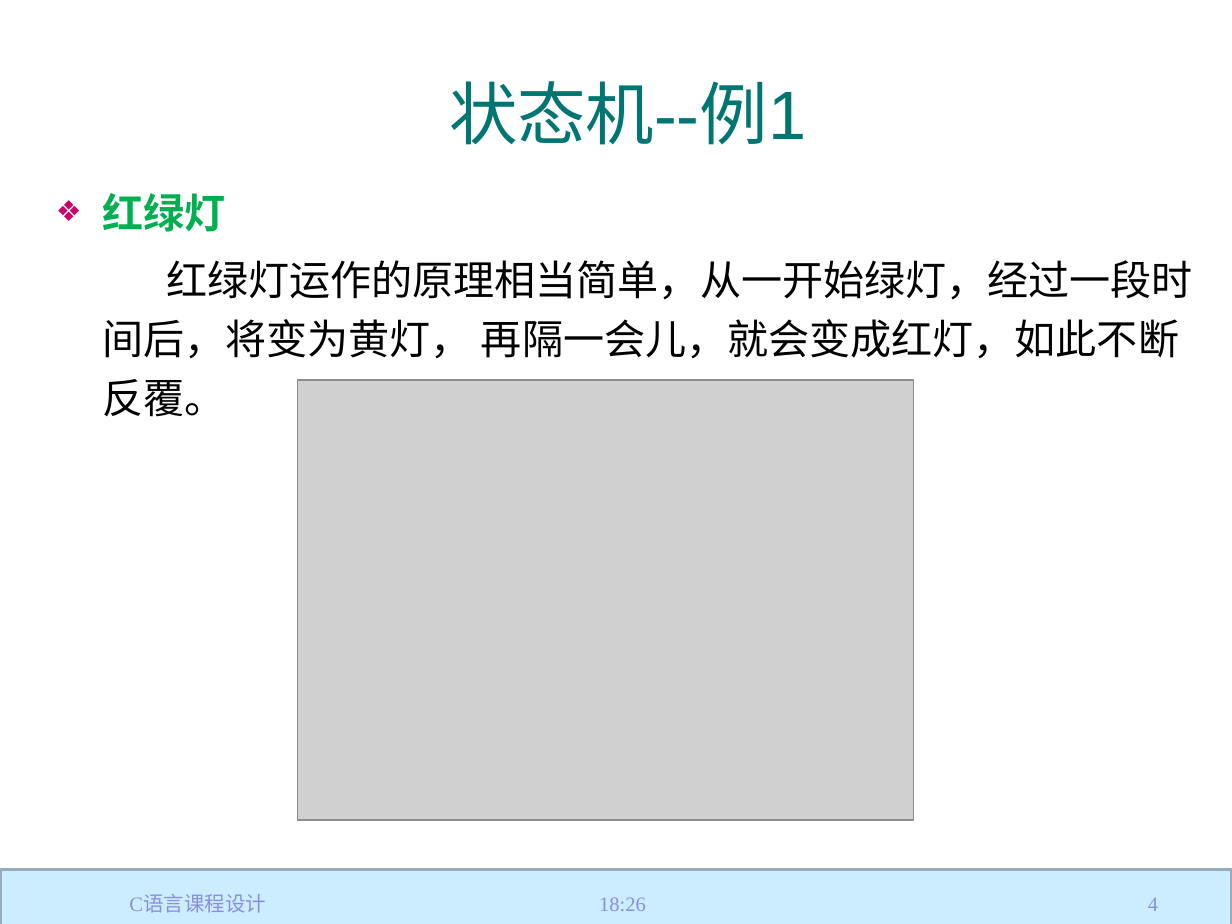
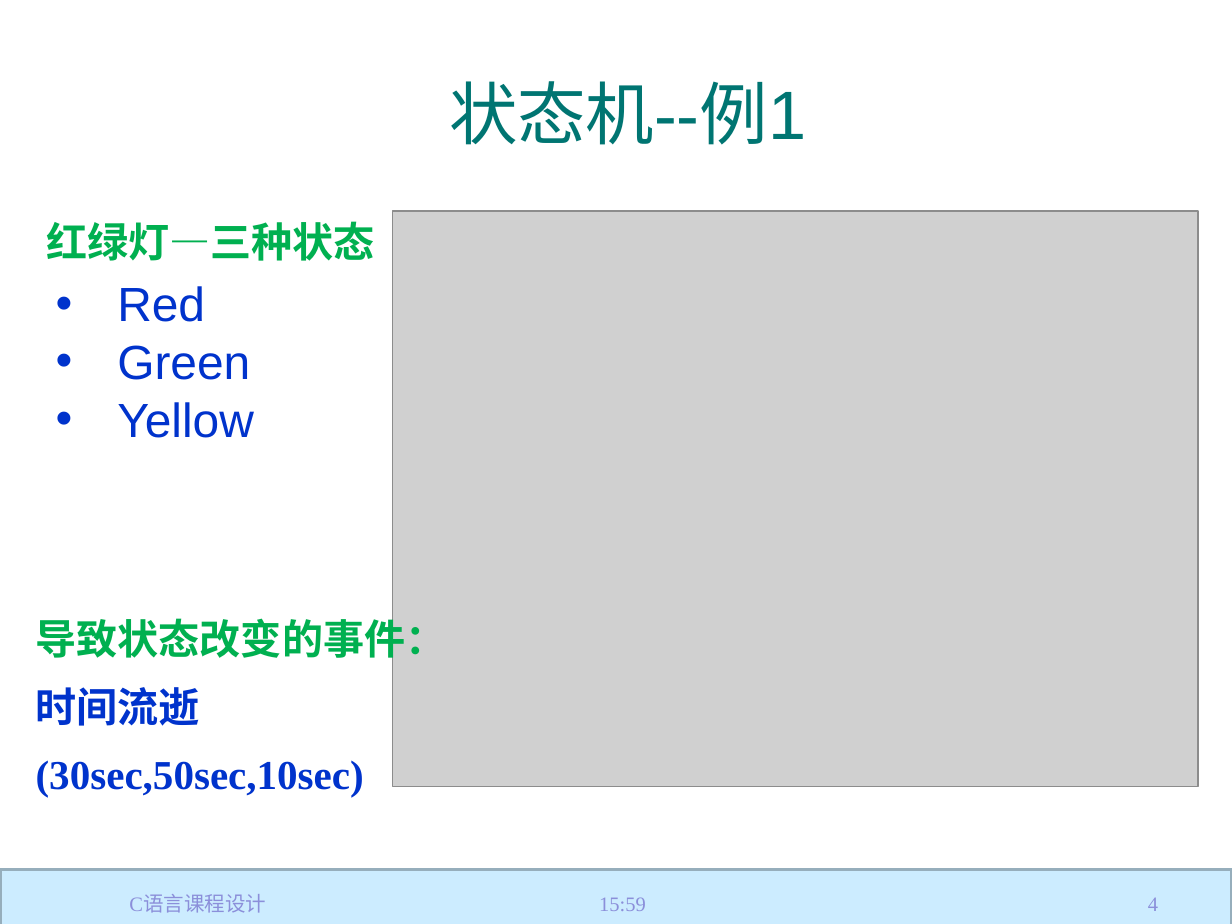
Before and after one commit to jtrfid/C-Repositories, a slide deck: slide 4 of 2017/C语言课程设计/C语言课程设计.pptx. Drawn at 1232x924 pixels with LibreOffice and Linux fonts; fonts in the diff are those of the drawing; grey boxes stand for pictures; background and template pictures are left out. Boxes give left, top, right and bottom in pixels: in the first picture for what was removed or moved away, otherwise in the second. Text is boxed around its words. In the diff, an @@ line names an element or a change of style, - is before the commit and + after.

```diff
--- a/2017/C语言课程设计/C语言课程设计.pptx
+++ b/2017/C语言课程设计/C语言课程设计.pptx
@@ text at (46, 221, 375, 261): text changed; text colour #000000 to #00B050; bold on @@
-❖ 红绿灯
-红绿灯运作的原理相当简单，从一开始绿灯，经过一段时间后，将变为黄灯， 再隔一会儿，就会变成红灯，如此不断反覆。
+红绿灯—三种状态
@@ picture: place and size @@
-picture at (298, 379, 914, 819)
+picture at (393, 211, 1199, 786)
@@ text added at (117, 286, 254, 438), 28 pt, text #0033CC @@
+• Red
+• Green
+• Yellow
@@ text added at (36, 612, 447, 797), 24 pt, text #0033CC, bold @@
+导致状态改变的事件：
+时间流逝
+(30sec,50sec,10sec)
@@ text at (599, 897, 646, 911): text changed @@
-18:26
+15:59
```
Also in this commit, not shown: 53 other slides changed, 3 slides added, 2 other files.
